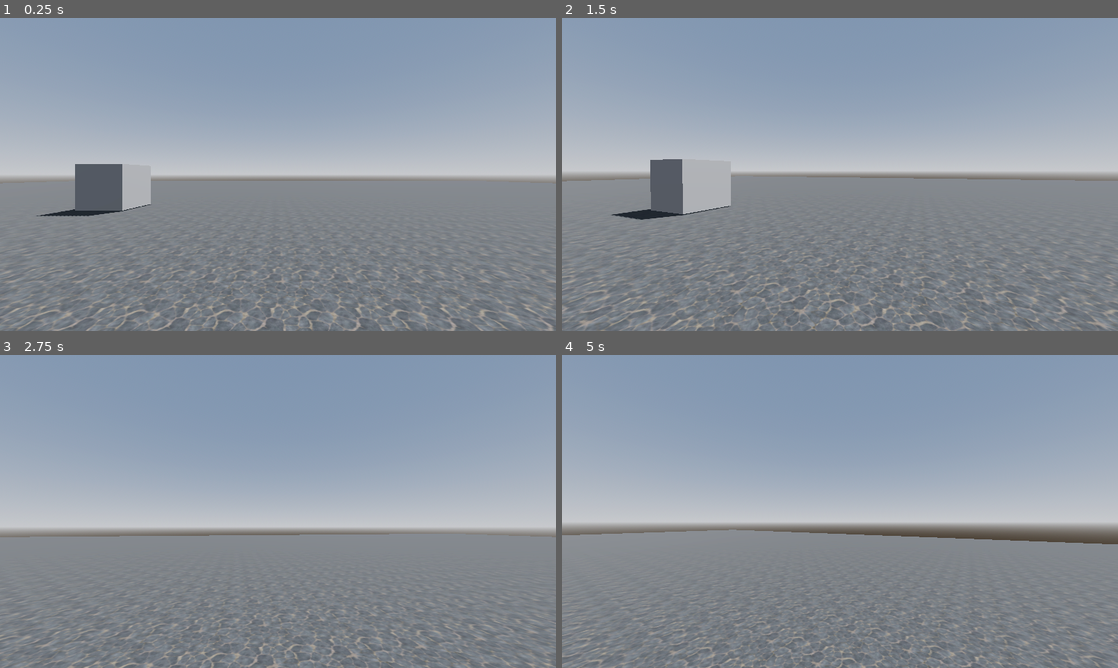
Above: before the commit, frames 1-4 (two rows, left to right).
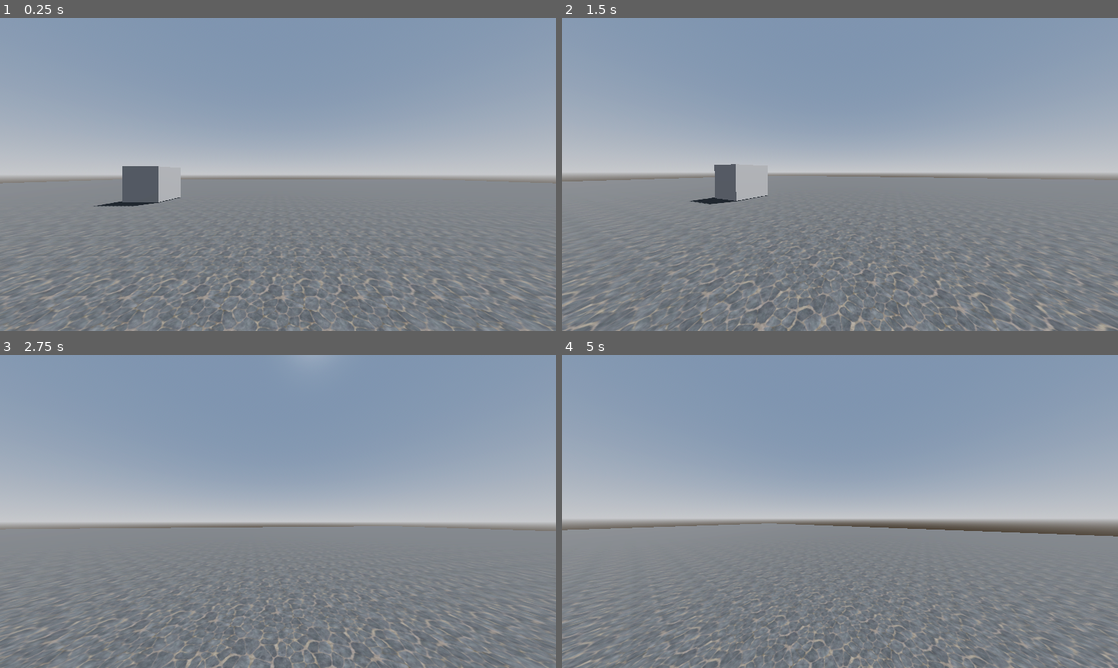
Above: after the commit, the same moments.

Repository: Kmagameguy/FPS-Test
Game: Godot game, scene res://Scenes/world.tscn
Two runs of this game, one before a commit and one after it. Both use one fixed random seed, a clock stepped at 60 frames per second and the inputs below.
Inputs (mouse positions are in pixels of both pictures, inside the frame that each line leads up to):
- Up to frame 1 (0.25 s): no input
- Up to frame 2 (1.5 s): move the mouse to (867, 174) at 0.52 s; hold W (forward) from 0.53 s (still down); tap Space (jump) at 0.6, 0.77, 1.07 s; move the mouse to (812, 174) at 1.27 s; tap Shift (sprint) at 1.35 s
- Up to frame 3 (2.75 s): keep holding W (forward); tap Space (jump) at 1.52, 1.55, 1.82, 2.3 s; move the mouse to (289, 505) at 2.02 s; tap Ctrl (tiptoe) at 2.1 s
- Up to frame 4 (5 s): keep holding W (forward); move the mouse to (834, 517) at 2.77 s; tap Space (jump) at 2.85, 3.02, 3.32, 3.77, 3.8, 4.07, 4.52, 4.55, 4.82 s; move the mouse to (878, 514) at 3.52 s; tap Shift (sprint) at 3.6 s; move the mouse to (795, 508) at 4.27 s; tap Ctrl (tiptoe) at 4.35 s

The runs differ from the first frame. In frame 1, 7.4% of the frame differs, in the area x 0-100%, y 46-100%; in frame 2, 8.5%; in frame 3, 6.9%; in frame 4, 8.6%, in the area x 0-100%, y 52-100%.

Commit message:
Handle FOV Changes With State Machine

Diff:
--- a/Scripts/Player.gd
+++ b/Scripts/Player.gd
@@ -46,14 +46,8 @@
 func _is_moving_mouse_in_captured_window(event: InputEvent) -> bool:
 	return event is InputEventMouseMotion && Input.mouse_mode == Input.MOUSE_MODE_CAPTURED
 
-func _physics_process(delta: float) -> void:
-	if is_in_air():
-		# We don't apply headbob while jumping/falling so
-		# take this opportunity to reset the "bob time" counter.
-		# otherwise this would keep incrementing off into infinity.
-		# Be a little more memory efficient.
-		_t_bob = lerp(_t_bob, 0.0, delta * 0.5)
-
+func _physics_process(_delta: float) -> void:
+	pass
 	# Get the input direction and handle the movement/deceleration.
 	# TODO: get rid of this commented code.  Keeping it here for now because it's a bit different
 	# than what's in the update_input method below.  need to test to see if there's any
@@ -61,18 +55,23 @@
 	#var _input_dir: Vector2 = Input.get_vector("left", "right", "forward", "backward")
 	#var _direction: Vector3 = (head.transform.basis * Vector3(_input_dir.x, 0, _input_dir.y)).normalized()
 
-	#player_view.fov = lerp(player_view.fov, _calculate_fov(_current_speed), delta * 0.8)
-
 func is_in_air() -> bool:
 	return !is_on_floor()
 
-func update_headbob(delta: float):
-	_t_bob += delta * velocity.length() * float(is_on_floor())
-	player_view.transform.origin = _headbob(_t_bob)
+func update_headbob(delta: float) -> void:
+	if is_in_air():
+		# We don't apply headbob while jumping/falling so
+		# take this opportunity to reset the "bob time" counter.
+		# otherwise this would keep incrementing off into infinity.
+		# Be a little more memory efficient.
+		_t_bob = lerp(_t_bob, 0.0, delta * 0.5)
+	else:
+		_t_bob += delta * velocity.length() * float(is_on_floor())
+		player_view.transform.origin = _headbob(_t_bob)
 
-func update_fov(speed: float, delta: float):
+func update_fov(speed: float, delta: float) -> void:
 	var target_fov = BASE_FOV + FOV_MULTIPLIER * clamp(velocity.length(), 0.5, speed * 2)
-	player_view.fov = lerp(player_view.fov, target_fov, delta * 0.8)
+	player_view.fov = lerp(player_view.fov, target_fov, delta * 9.0)
 
 func _headbob(time: float) -> Vector3:
 	var pos: Vector3 = Vector3.ZERO
--- a/Scripts/player_double_jump_state.gd
+++ b/Scripts/player_double_jump_state.gd
@@ -23,3 +23,6 @@
 
 	if PLAYER.velocity.y < -3.0 && PLAYER.is_in_air():
 		transition.emit(PLAYER.STATES.FALL.NAME)
+
+func physics_update(delta: float) -> void:
+	PLAYER.update_fov(SPEED, delta)
--- a/Scripts/player_fall_state.gd
+++ b/Scripts/player_fall_state.gd
@@ -20,6 +20,9 @@
 	if PLAYER.is_on_floor():
 		transition.emit(PLAYER.STATES.IDLE.NAME)
 
+func update_physics(delta: float) -> void:
+	PLAYER.update_fov(SPEED, delta)
+
 func _not_previously_jumping() -> bool:
 	return !(_previous_state is PlayerJumpState ||
 				_previous_state is PlayerDoubleJumpState)
--- a/Scripts/player_idle_state.gd
+++ b/Scripts/player_idle_state.gd
@@ -18,5 +18,6 @@
 	if PLAYER.velocity.y < -3.0 && PLAYER.is_in_air():
 		transition.emit(PLAYER.STATES.FALL.NAME)
 
-func physics_update(delta: float):
+func physics_update(delta: float) -> void:
 	PLAYER.update_headbob(delta)
+	PLAYER.update_fov(SPEED, delta)
--- a/Scripts/player_jump_state.gd
+++ b/Scripts/player_jump_state.gd
@@ -26,3 +26,6 @@
 
 	if PLAYER.velocity.y < -4.0 && PLAYER.is_in_air():
 		transition.emit(PLAYER.STATES.FALL.NAME)
+
+func physics_update(delta: float) -> void:
+	PLAYER.update_fov(SPEED, delta)
--- a/Scripts/player_sprint_state.gd
+++ b/Scripts/player_sprint_state.gd
@@ -18,5 +18,6 @@
 	if PLAYER.velocity.y < -3.0 && PLAYER.is_in_air():
 		transition.emit(PLAYER.STATES.FALL.NAME)
 
-func physics_update(delta: float):
+func physics_update(delta: float) -> void:
 	PLAYER.update_headbob(delta)
+	PLAYER.update_fov(SPEED, delta)
--- a/Scripts/player_tip_toe_state.gd
+++ b/Scripts/player_tip_toe_state.gd
@@ -21,5 +21,6 @@
 	if PLAYER.velocity.y < -3.0 && PLAYER.is_in_air():
 		transition.emit(PLAYER.STATES.FALL.NAME)
 
-func update_physics(delta: float):
+func update_physics(delta: float) -> void:
 	PLAYER.update_headbob(delta)
+	PLAYER.update_fov(SPEED, delta)
--- a/Scripts/player_walk_state.gd
+++ b/Scripts/player_walk_state.gd
@@ -24,5 +24,6 @@
 	if PLAYER.velocity.y < -3.0 && PLAYER.is_in_air():
 		transition.emit(PLAYER.STATES.FALL.NAME)
 
-func physics_update(delta: float):
+func physics_update(delta: float) -> void:
 	PLAYER.update_headbob(delta)
+	PLAYER.update_fov(SPEED, delta)
